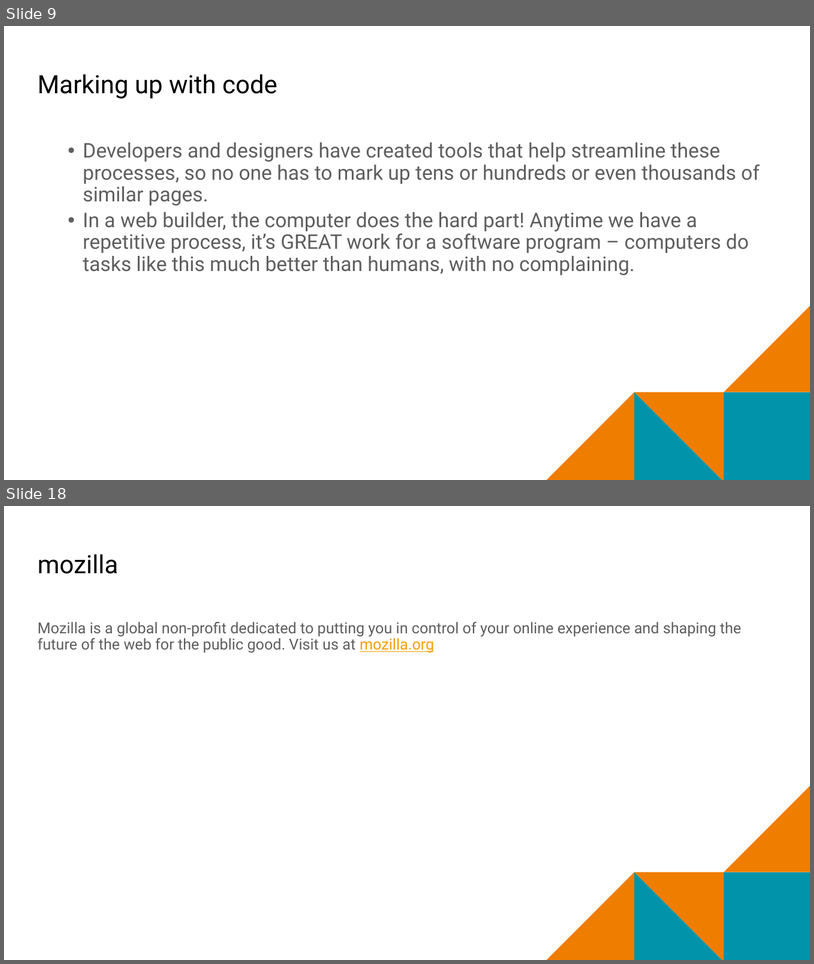
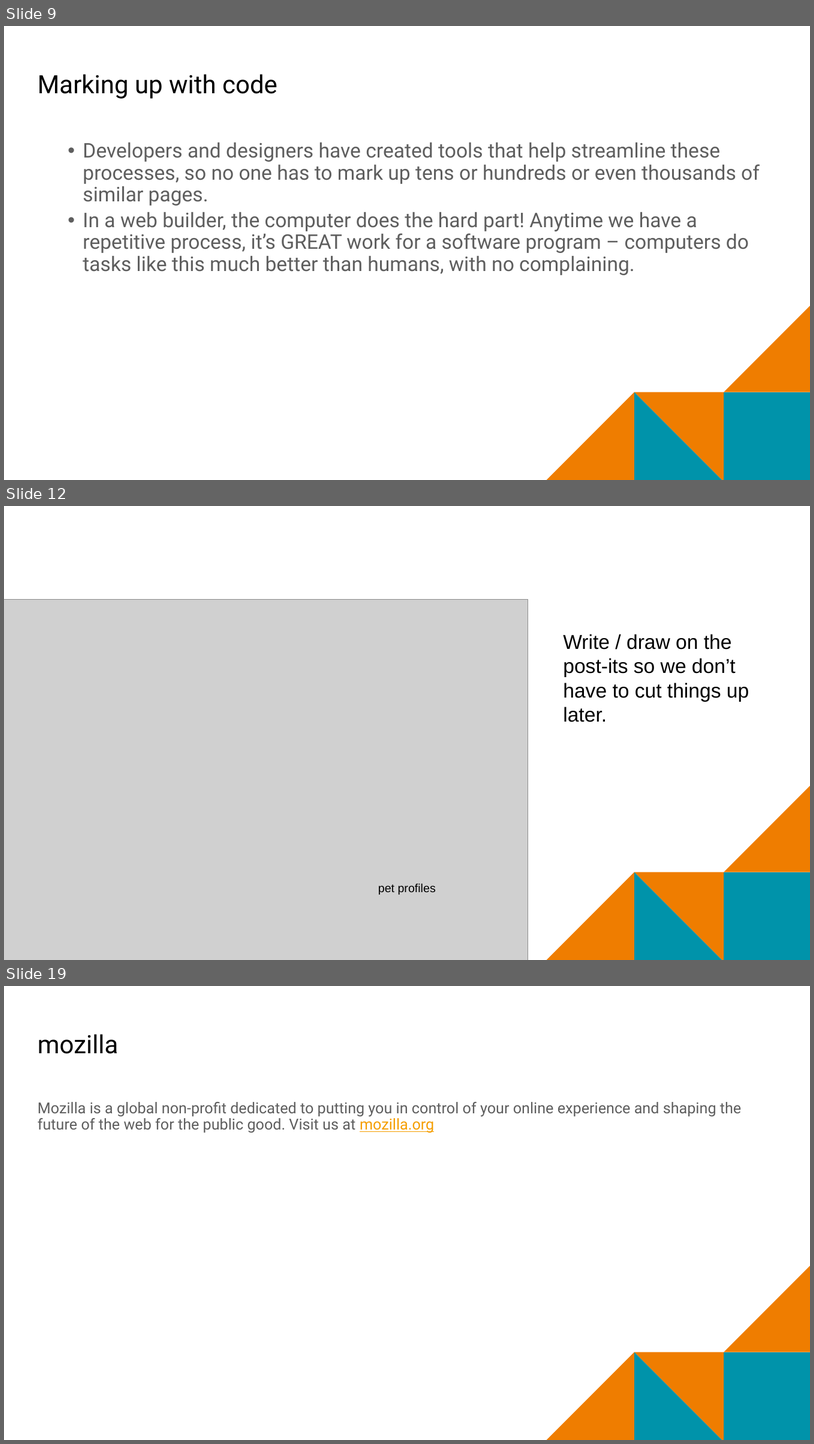
Before and after one commit to mr-eggleton/web-lit-core, a slide deck: final ppt/10-web-builders.pptx. Shown one above the other, each under a label of ours: slides 9 and 18 before the commit, slides 9, 12 and 19 after it; the slides between them are not shown. The pictures are 814x964 and 814x1444 pixels, drawn with LibreOffice and Linux fonts; fonts in the diff are those of the drawing; grey boxes stand for pictures; background and template pictures are left out. Boxes give left, top, right and bottom in pixels: in the first picture for what was removed or moved away, otherwise in the second. Text is boxed around its words. In the diff, an @@ line names an element or a change of style, - is before the commit and + after.

```diff
--- a/final ppt/10-web-builders.pptx
+++ b/final ppt/10-web-builders.pptx
@@ slide 12 added at (x1=4, y1=506, x2=810, y2=960), background #FFFFFF; not listed: 5 template elements that a slide beside it also shows @@
@@ picture added at (x1=4, y1=600, x2=528, y2=960) @@
@@ text added at (x1=563, y1=634, x2=749, y2=722), 24 pt, text #000000 @@
+Write / draw on the post-its so we don’t have to cut things up later.
@@ text added at (x1=378, y1=883, x2=436, y2=894), 14 pt, text #000000 @@
+pet profiles
@@ what was slide 18 is now slide 19 @@
```
Also in this commit, not shown: 7 slides changed, 1 other slide added, 1 slide removed, 17 other files.
